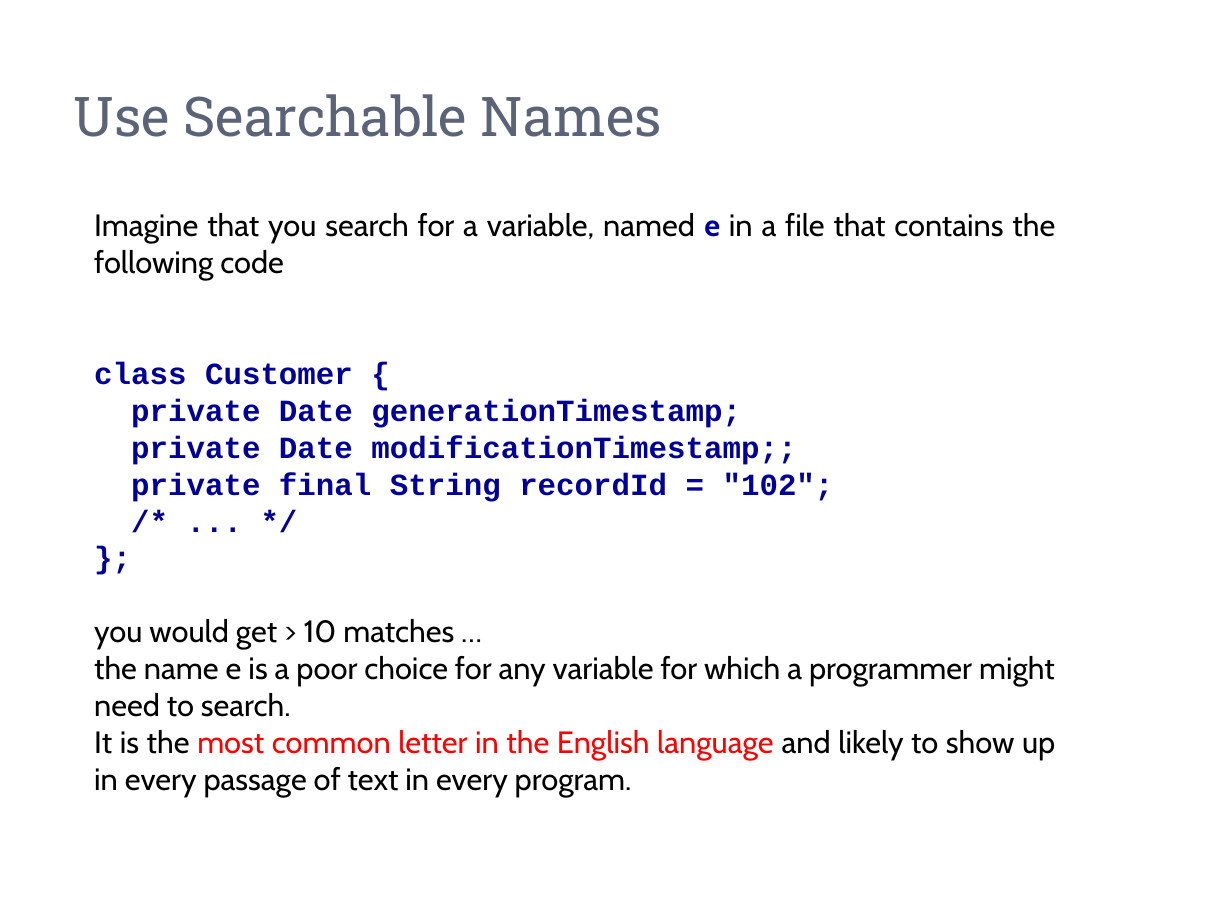
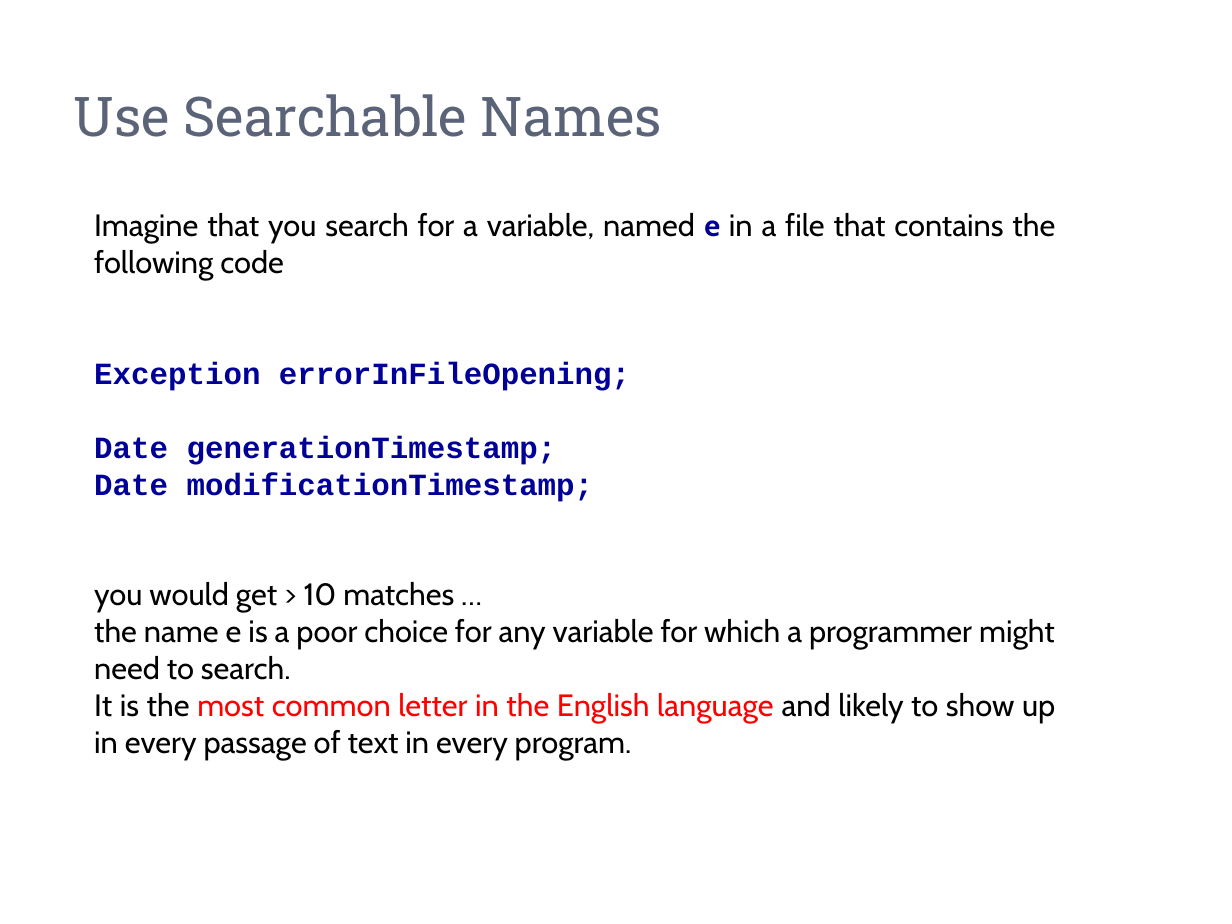
Before and after one commit to zarras/mye004-slides, a slide deck: slide 22 of 2-meaningful-names.pptx. Drawn at 1232x924 pixels with LibreOffice and Linux fonts; fonts in the diff are those of the drawing. Boxes give left, top, right and bottom in pixels: in the first picture for what was removed or moved away, otherwise in the second. Text is boxed around its words. In the diff, an @@ line names an element or a change of style, - is before the commit and + after.

```diff
--- a/2-meaningful-names.pptx
+++ b/2-meaningful-names.pptx
@@ text at box(94, 362, 630, 502): text changed @@
-class Customer {
-private Date generationTimestamp;
-private Date modificationTimestamp;;
-private final String recordId = "102";
-/* ... */
-};
+Exception errorInFileOpening;
+Date generationTimestamp;
+Date modificationTimestamp;
```
Also in this commit, not shown: 1 other slide changed, 10 other files.
